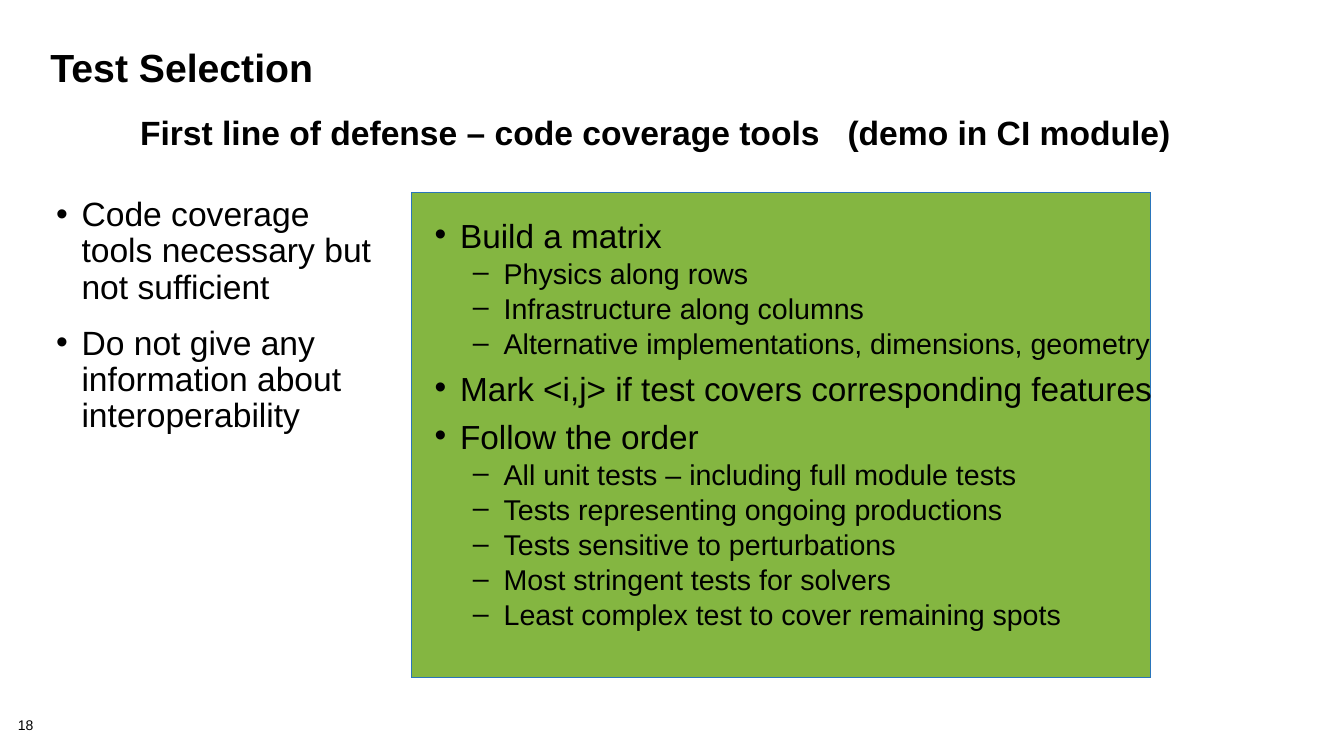
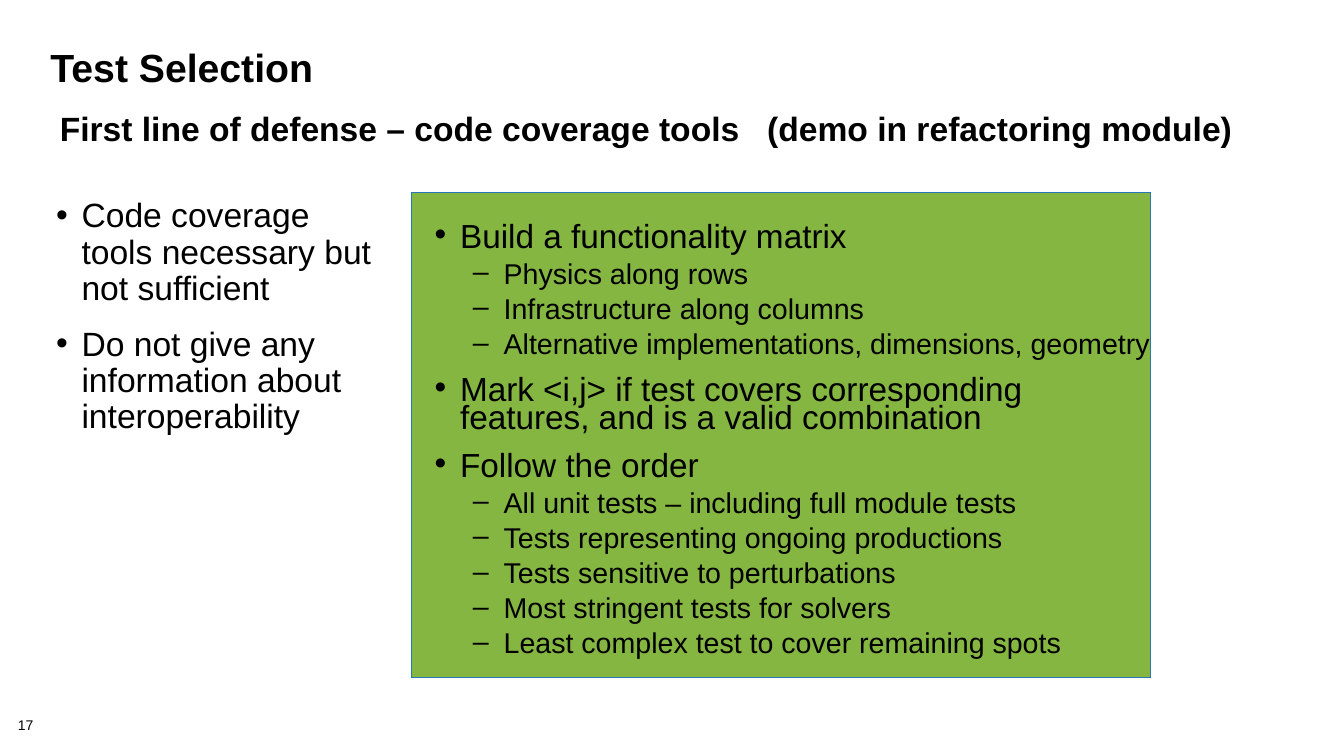
Before and after one commit to betterscientificsoftware/bssw-tutorial, a slide deck: slide 17 of presentations/05-testing.pptx (slide 18 before the commit). Drawn at 1344x756 pixels with LibreOffice and Linux fonts; fonts in the diff are those of the drawing; background and template pictures are left out. Boxes give left, top, right and bottom in pixels: in the first picture for what was removed or moved away, otherwise in the second. Text is boxed around its words. In the diff, an @@ line names an element or a change of style, - is before the commit and + after.

```diff
--- a/presentations/05-testing.pptx
+++ b/presentations/05-testing.pptx
@@ text at <box>60,116,1232,148</box>: text changed @@
-First line of defense – code coverage tools (demo in CI module)
+First line of defense – code coverage tools (demo in refactoring module)
@@ text at <box>460,224,847,254</box>: text changed @@
-• Build a matrix
+• Build a functionality matrix
@@ text at <box>460,377,1022,434</box>: text changed @@
-• Mark <i,j> if test covers corresponding features
+• Mark <i,j> if test covers corresponding features, and is a valid combination
@@ page number at <box>18,720,34,730</box>: text changed @@
-18
+17
```
Also in this commit, not shown: 14 other slides changed, 5 slides removed, 2 other files.
